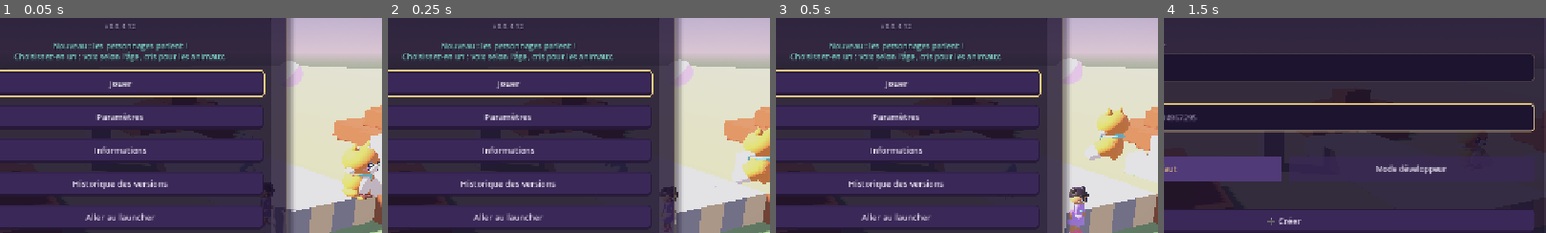
Above: before the commit, frames 1-4 (left to right).
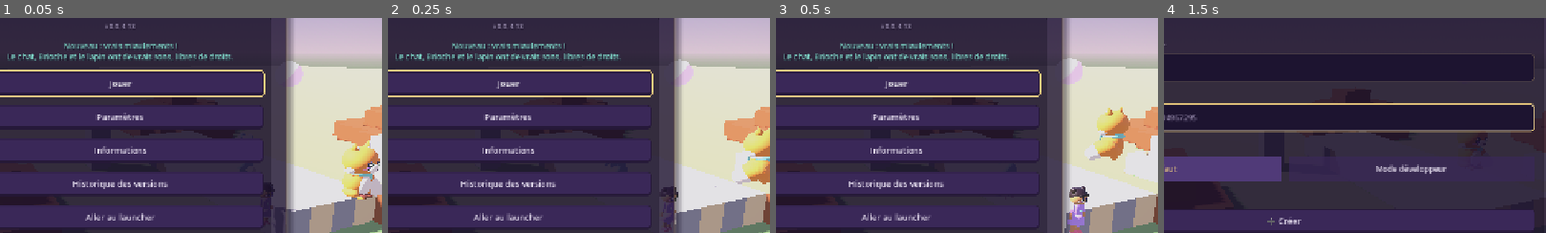
Above: after the commit, the same moments.

Repository: Oshidori99/OrbMeka
Game: Godot game, scene res://scenes/main.tscn
The game is run twice, just before and just after one commit, with the same random seed, the same clock (stepped at 60 frames per second) and the same inputs.
Inputs (mouse positions are % of the whole screen's width and height, from its top left):
- Up to frame 1 (0.05 s): no input
- Up to frame 2 (0.25 s): no input
- Up to frame 3 (0.5 s): no input
- Up to frame 4 (1.5 s): click "Jouer" at 0.5 s; tap Enter at 1.25 s; move the mouse to (72, 45) at 1.27 s; hold D (move_right) from 1.28 s (still down); hold Mouse wheel down (block_next) from 1.28 s (still down); click (72, 45) at 1.42 s
The pictures show only the part of the screen within x 34-84%, y 24-74%; the shares and areas given below are measured in that part.

The runs differ from the first frame. In frame 1, 1.7% of the frame differs, in the area x 2-61%, y 3-21%; in frame 2, 1.7%; in frame 3, 1.7%; in frame 4, nothing differs.

Commit message:
0.0.4.13 — Vrais sons d'animaux
Chat, Brioche et lapin : sons CC0 enregistrés (IgnasD, AntumDeluge, Joseph Sardin),
crédités dans assets/sounds/CREDITS.txt et le cadre juridique. Closes #110.

Co-Authored-By: Claude Opus 5.5 <noreply@anthropic.com>

Diff:
--- a/project.godot
+++ b/project.godot
@@ -11,7 +11,7 @@
 [application]
 
 config/name="OrbMeka"
-config/version="0.0.4.12"
+config/version="0.0.4.13"
 run/main_scene="res://scenes/main.tscn"
 config/features=PackedStringArray("4.7", "Forward Plus")
 config/icon="res://icon.svg"
--- a/scripts/character_voices.gd
+++ b/scripts/character_voices.gd
@@ -2,7 +2,8 @@
 # Voix des personnages (0.0.4.12) : jouée quand on choisit un personnage (Paramètres → Personnage).
 # Humains : synthèse vocale de l'ordinateur (voix française du système, rien d'enregistré), plus
 # aiguë pour les plus jeunes ; chaque âge a ses phrases (les 9 ans plus enfantines).
-# Animaux : cris fabriqués par le jeu (ondes simples, aucun fichier ni son d'un autre jeu).
+# Animaux : vrais sons CC0 (0.0.4.13, assets/sounds/CREDITS.txt) pour le chat, Brioche et le lapin ;
+# cris fabriqués par le jeu (ondes simples) pour les autres.
 # Volume : Paramètres généraux → Son → Volume des personnages (0 = muet).
 const RATE := 22050
 const LINES := {
@@ -15,15 +16,18 @@
 	"boy9": [1.6, 1.1], "girl9": [1.8, 1.1], "boy14": [1.15, 1.05], "girl14": [1.45, 1.05],
 	"man": [0.8, 1.0], "woman": [1.2, 1.0],
 }
-# Cri de chaque animal : parties [de (Hz), à (Hz), durée (s), force, harmoniques (0 à 1), vibrato (Hz)] ;
+# 0.0.4.13 : sons enregistrés, sous licence CC0 (voir assets/sounds/CREDITS.txt).
+const ANIMAL_FILES := {
+	"cat": preload("res://assets/sounds/cat_meow.ogg"),
+	"brioche": preload("res://assets/sounds/brioche_mew.ogg"),
+	"rabbit": preload("res://assets/sounds/rabbit_stamp.wav"),
+}
+# Cri fabriqué des autres animaux : parties [de (Hz), à (Hz), durée (s), force, harmoniques (0 à 1), vibrato (Hz)] ;
 # une force de 0 est un silence.
 const ANIMAL_CALLS := {
-	"cat": [[480.0, 820.0, 0.18, 0.5, 0.35, 6.0], [820.0, 430.0, 0.32, 0.5, 0.35, 6.0]],
-	"brioche": [[700.0, 980.0, 0.12, 0.4, 0.2, 8.0], [980.0, 760.0, 0.2, 0.4, 0.2, 8.0]],
 	"squirrel": [[2400.0, 2900.0, 0.05, 0.35, 0.1, 0.0], [0.0, 0.0, 0.04, 0.0, 0.0, 0.0], [2500.0, 3000.0, 0.05, 0.35, 0.1, 0.0], [0.0, 0.0, 0.04, 0.0, 0.0, 0.0], [2600.0, 3100.0, 0.06, 0.35, 0.1, 0.0]],
 	"fox": [[850.0, 1350.0, 0.09, 0.45, 0.6, 0.0], [0.0, 0.0, 0.08, 0.0, 0.0, 0.0], [900.0, 1400.0, 0.11, 0.45, 0.6, 0.0]],
 	"turtle": [[170.0, 140.0, 0.4, 0.55, 0.3, 3.0]],
-	"rabbit": [[1700.0, 2100.0, 0.07, 0.3, 0.1, 0.0], [0.0, 0.0, 0.05, 0.0, 0.0, 0.0], [90.0, 60.0, 0.08, 0.6, 0.0, 0.0]],
 }
 var volume := 80.0
 var animal_player: AudioStreamPlayer
@@ -39,10 +43,12 @@
 	set_volume(volume)
 
 static func is_animal(id: String) -> bool:
-	return ANIMAL_CALLS.has(id)
+	return ANIMAL_FILES.has(id) or ANIMAL_CALLS.has(id)
 
-# Cri d'un animal, fabriqué une fois puis gardé.
-func animal_stream(id: String) -> AudioStreamWAV:
+# Cri d'un animal : son enregistré, sinon fabriqué une fois puis gardé.
+func animal_stream(id: String) -> AudioStream:
+	if ANIMAL_FILES.has(id):
+		return ANIMAL_FILES[id]
 	if not animal_streams.has(id):
 		animal_streams[id] = make_call(ANIMAL_CALLS[id])
 	return animal_streams[id]
--- a/scripts/menu_showcase.gd
+++ b/scripts/menu_showcase.gd
@@ -12,9 +12,9 @@
 # 2 ou 3, choisis parmi les nouveautés : liste NEWS_RUNNERS ([id, peau], peau vide pour un animal).
 # Chacun prend son modèle Blender, sinon une forme simple (character_model.gd, partagé avec le jeu).
 # Le reste du fichier (sol, collines, ciel, caméra) ne change pas d'une version à l'autre.
-const NEWS_VERSION := "0.0.4.12"
-const NEWS_TEXT := "Nouveau : les personnages parlent !
-Choisissez-en un : voix selon l'âge, cris pour les animaux."
+const NEWS_VERSION := "0.0.4.13"
+const NEWS_TEXT := "Nouveau : vrais miaulements !
+Le chat, Brioche et le lapin ont de vrais sons, libres de droits."
 
 # 0.0.3.25 : les trois nouveautés de 0.0.3.23 en aller-retour au-dessus de l'herbe libre, devant la place
 # de sable et pierre (sous le panneau des menus, vers la droite), chacune sur sa rangée.
--- a/tests/character_voices_test.gd
+++ b/tests/character_voices_test.gd
@@ -32,9 +32,16 @@
 		for index in range(0, stream.data.size(), 2):
 			loudest = maxi(loudest, absi(stream.data.decode_s16(index)))
 		check(stream.data.size() > 2000 and loudest > 3000, "generated call: " + id)
-	var cat: AudioStreamWAV = Voices.make_call(Voices.ANIMAL_CALLS.cat)
+	var fox: AudioStreamWAV = Voices.make_call(Voices.ANIMAL_CALLS.fox)
 	var turtle: AudioStreamWAV = Voices.make_call(Voices.ANIMAL_CALLS.turtle)
-	check(cat.data != turtle.data, "each animal sounds different")
+	check(fox.data != turtle.data, "each animal sounds different")
+	# 0.0.4.13 : vrais sons CC0 pour le chat, Brioche et le lapin, crédités.
+	check(Voices.ANIMAL_FILES.keys() == ["cat", "brioche", "rabbit"] and not Voices.ANIMAL_CALLS.has("cat"), "recorded sounds for cat, Brioche, rabbit")
+	for id in Voices.ANIMAL_FILES:
+		var recorded: AudioStream = Voices.ANIMAL_FILES[id]
+		check(recorded != null and recorded.get_length() > 0.2 and recorded.get_length() < 3.0, "%s: short recorded sound (%.2f s)" % [id, recorded.get_length()])
+	var credits := FileAccess.get_file_as_string("res://assets/sounds/CREDITS.txt")
+	check(credits.contains("CC0") and credits.contains("IgnasD") and credits.contains("AntumDeluge") and credits.contains("Joseph Sardin"), "CREDITS.txt names the CC0 sources")
 	# Réglage.
 	check(Settings.SPECS.character_volume.default == 80.0 and "character_volume" in Settings.GENERAL_KEYS and Settings.menu_of("character_volume") == "general", "Volume des personnages: 80 %, general settings")
 	check(ProjectSettings.get_setting("audio/general/text_to_speech") == true, "system text to speech enabled")
@@ -61,7 +68,9 @@
 	check(Voices.LINES.adulte.has(voices.last.text) and voices.last.pitch < 1.0, "man: adult line, low voice")
 	app._choose_character("fox", "")
 	check(voices.last == {"character": "fox", "call": "fox"} and voices.animal_player.stream == voices.animal_stream("fox"), "fox: its call")
-	check(settings.values.character == "fox", "the choice is still saved")
+	app._choose_character("cat", "")
+	check(voices.animal_player.stream == Voices.ANIMAL_FILES.cat, "cat: recorded meow")
+	check(settings.values.character == "cat", "the choice is still saved")
 	# Muet.
 	app.setting_fields.character_volume.text = "0"
 	app._autosave()
--- a/tests/history_resume_test.gd
+++ b/tests/history_resume_test.gd
@@ -35,7 +35,7 @@
 "):
 		if line.begins_with("0.0."):
 			titles.append(line)
-	check(titles.size() == 64 and titles[0].begins_with("0.0.4.12 ") and titles[-1].begins_with("0.0.1 "), "all sixty-four versions shown latest to earliest")
+	check(titles.size() == 65 and titles[0].begins_with("0.0.4.13 ") and titles[-1].begins_with("0.0.1 "), "all sixty-five versions shown latest to earliest")
 	check(titles.find("0.0.2.5.1 — Rappels de commandes") < titles.find("0.0.2.5 — Raccourcis et sélection"), "five-part patch number sorted correctly")
 	check(not is_instance_valid(app.active_world) and Input.mouse_mode == Input.MOUSE_MODE_VISIBLE, "history does not launch game or capture pointer")
 	await process_frame
--- a/tests/pause_test.gd
+++ b/tests/pause_test.gd
@@ -24,7 +24,7 @@
 	app.catalog.worlds.append({"id": "pause-test", "name": "Mon monde", "seed": 123})
 	root.add_child(app)
 	current_scene = app
-	check(app.home_version.text == "v0.0.4.12", "version visible on home")
+	check(app.home_version.text == "v0.0.4.13", "version visible on home")
 	app.open_world("pause-test")
 	var world: Node3D = app.active_world
 	var player: CharacterBody3D = world.player
@@ -40,7 +40,7 @@
 	escape.pressed = true
 	app._unhandled_key_input(escape)
 	check(app.page == "pause" and paused, "Escape opens real pause")
-	check(app.pause_version.text == "v0.0.4.12" and app.pause_version.is_visible_in_tree(), "version visible in pause")
+	check(app.pause_version.text == "v0.0.4.13" and app.pause_version.is_visible_in_tree(), "version visible in pause")
 	check(not world.can_process() and app.can_process(), "world stops processing while menus remain active")
 	check(not player.actions.placing and not player.actions.breaking, "pause cancels both repeat timers")
 	check(Input.mouse_mode == Input.MOUSE_MODE_VISIBLE, "pause releases pointer")
--- a/tests/prototype_test.gd
+++ b/tests/prototype_test.gd
@@ -67,7 +67,7 @@
 			spawn_clear = false
 	check(spawn_clear, "spawn capsule does not intersect any block")
 	check(Input.mouse_mode == Input.MOUSE_MODE_VISIBLE, "startup leaves mouse free")
-	check(ProjectSettings.get_setting("application/config/version") == "0.0.4.12", "project version is 0.0.4.12")
+	check(ProjectSettings.get_setting("application/config/version") == "0.0.4.13", "project version is 0.0.4.13")
 	for action in ["move_forward", "move_back", "move_left", "move_right", "jump"]:
 		check(InputMap.has_action(action), "input binding: " + action)
 	# Marche testée dans l'aire dégagée (l'apparition en 0, 0 fait face aux blocs de démonstration).
--- a/tests/shortcuts_selection_test.gd
+++ b/tests/shortcuts_selection_test.gd
@@ -78,7 +78,7 @@
 	key(KEY_F2)
 	key(KEY_F3)
 	check(app.page == "worlds" and not paused, "shortcuts remain inactive after leaving world")
-	check(app.home_version.text == "v0.0.4.12" and app.pause_version.text == "v0.0.4.12", "home and pause show new version")
+	check(app.home_version.text == "v0.0.4.13" and app.pause_version.text == "v0.0.4.13", "home and pause show new version")
 	root.remove_child(app)
 	app.queue_free()
 	await process_frame
Not shown, added: assets/sounds/CREDITS.txt
Not shown, added: assets/sounds/brioche_mew.ogg.import
Not shown, added: assets/sounds/cat_meow.ogg.import
Not shown, added: assets/sounds/rabbit_stamp.wav.import
Not shown, changed: docs/HISTORIQUE.txt
Not shown, changed: CLAUDE.md
Not shown, changed: README.md
Not shown, added: assets/sounds/brioche_mew.ogg
Not shown, added: assets/sounds/cat_meow.ogg
Not shown, added: assets/sounds/rabbit_stamp.wav
Not shown, changed: docs/README.md
